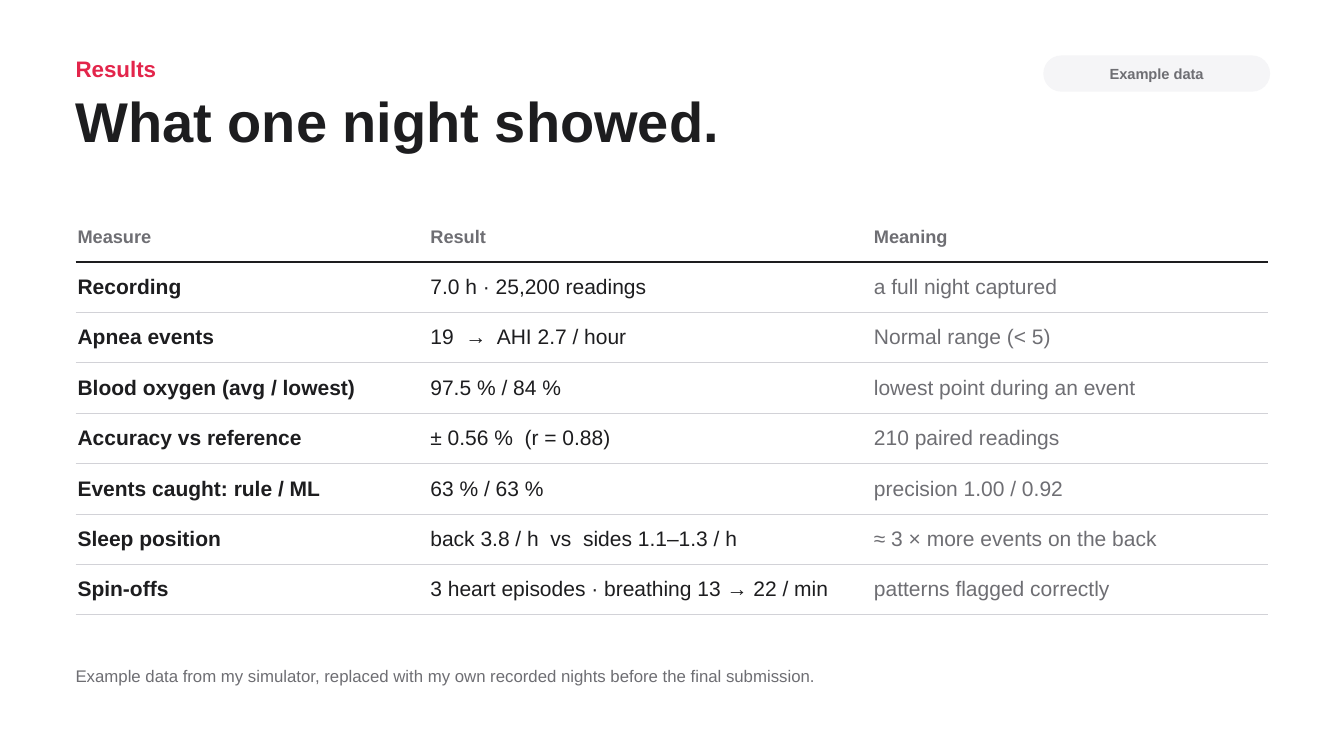
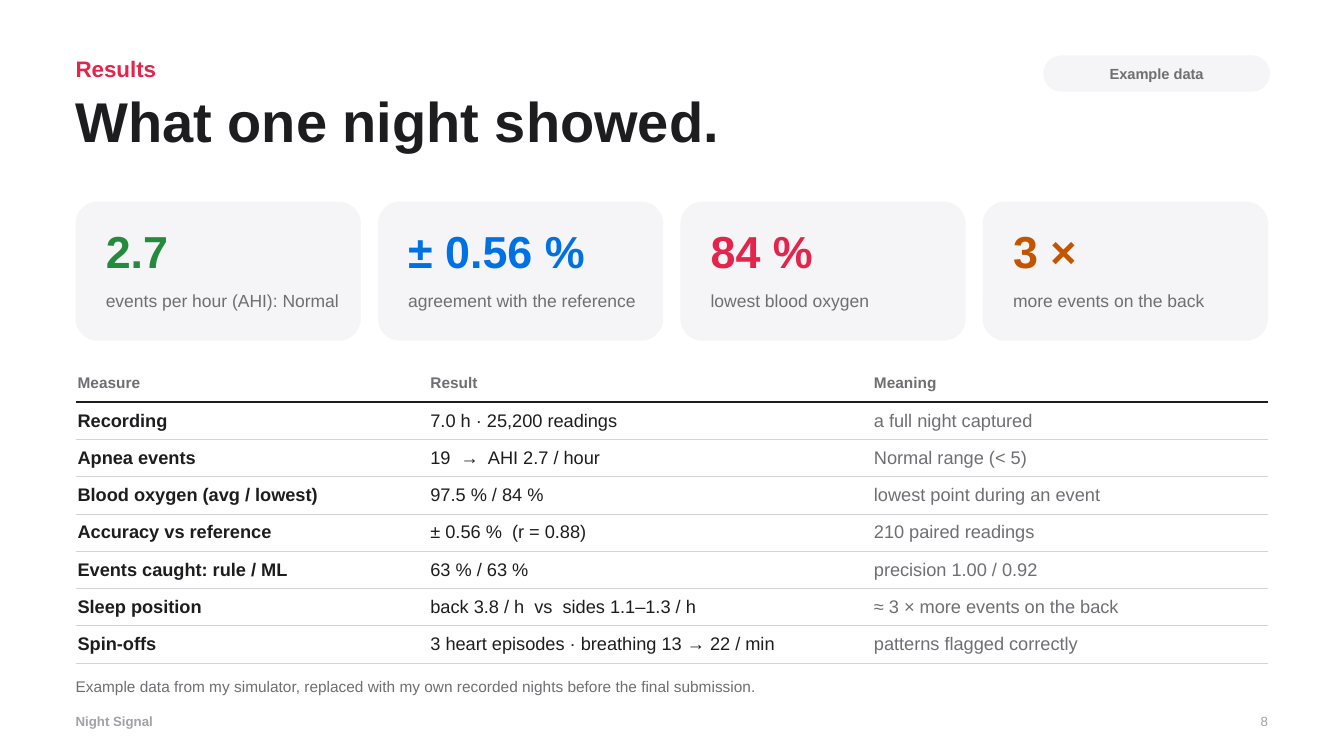
Before and after one commit to gabrielamamanestudent-wq/teetomivV2, a slide deck: slide 8 of science-fair/night-signal/Night_Signal_Presentation.pptx. Drawn at 1344x756 pixels with LibreOffice and Linux fonts; fonts in the diff are those of the drawing. Boxes give left, top, right and bottom in pixels: in the first picture for what was removed or moved away, otherwise in the second. Text is boxed around its words. In the diff, an @@ line names an element or a change of style, - is before the commit and + after.

```diff
--- a/science-fair/night-signal/Night_Signal_Presentation.pptx
+++ b/science-fair/night-signal/Night_Signal_Presentation.pptx
@@ rounded rectangle added at (x1=76, y1=202, x2=361, y2=341), fill #F5F5F7 @@
@@ rounded rectangle added at (x1=378, y1=202, x2=663, y2=341), fill #F5F5F7 @@
@@ rounded rectangle added at (x1=681, y1=202, x2=966, y2=341), fill #F5F5F7 @@
@@ rounded rectangle added at (x1=983, y1=202, x2=1268, y2=341), fill #F5F5F7 @@
@@ text added at (x1=106, y1=236, x2=168, y2=268), 32 pt, text #248A3D, bold @@
+2.7
@@ text added at (x1=445, y1=236, x2=532, y2=269), 32 pt, text #0071E3, bold @@
+± 0.56 %
@@ text added at (x1=711, y1=236, x2=761, y2=269), 32 pt, text #E3254B, bold @@
+84 %
@@ text added at (x1=1013, y1=236, x2=1038, y2=269), 32 pt, text #C45500, bold @@
+3 ×
@@ text added at (x1=106, y1=294, x2=339, y2=311), 12.5 pt, text #6E6E73 @@
+events per hour (AHI): Normal
@@ text added at (x1=408, y1=294, x2=636, y2=311), 12.5 pt, text #6E6E73 @@
+agreement with the reference
@@ text added at (x1=711, y1=294, x2=869, y2=311), 12.5 pt, text #6E6E73 @@
+lowest blood oxygen
@@ text added at (x1=1013, y1=294, x2=1204, y2=307), 12.5 pt, text #6E6E73 @@
+more events on the back
@@ table at (x1=76, y1=365, x2=1268, y2=658) @@
@@ size 13 to 11 pt in "Measure", "Result", "Meaning" @@
@@ size 15 to 13 pt @@
@@ table resized from (x1=76, y1=212, x2=1268, y2=605) to (x1=76, y1=365, x2=1268, y2=658) @@
@@ text "Example data from my simulator, ..." moved from (x1=76, y1=670, x2=815, y2=686) to (x1=76, y1=681, x2=755, y2=695) @@
@@ text "Example data from my simulator, ..." at (x1=76, y1=681, x2=755, y2=695): size 12 to 11 pt @@
@@ text added at (x1=76, y1=716, x2=153, y2=729), 9.5 pt, text #A1A1A6, bold @@
+Night Signal
@@ text added at (x1=1261, y1=717, x2=1268, y2=726), 9.5 pt, text #A1A1A6 @@
+8
```
Also in this commit, not shown: 13 other slides changed, 8 other files.
